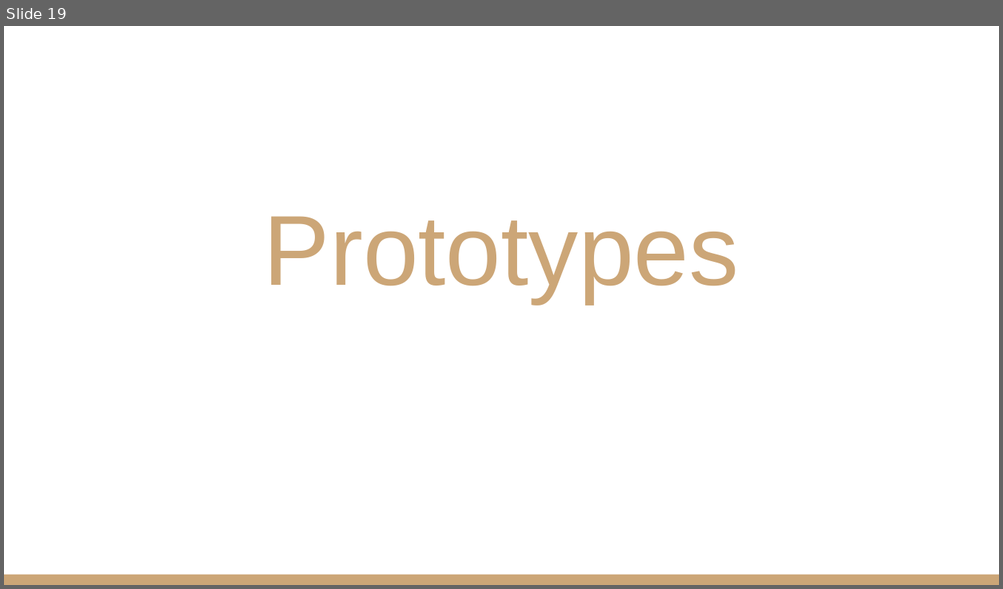
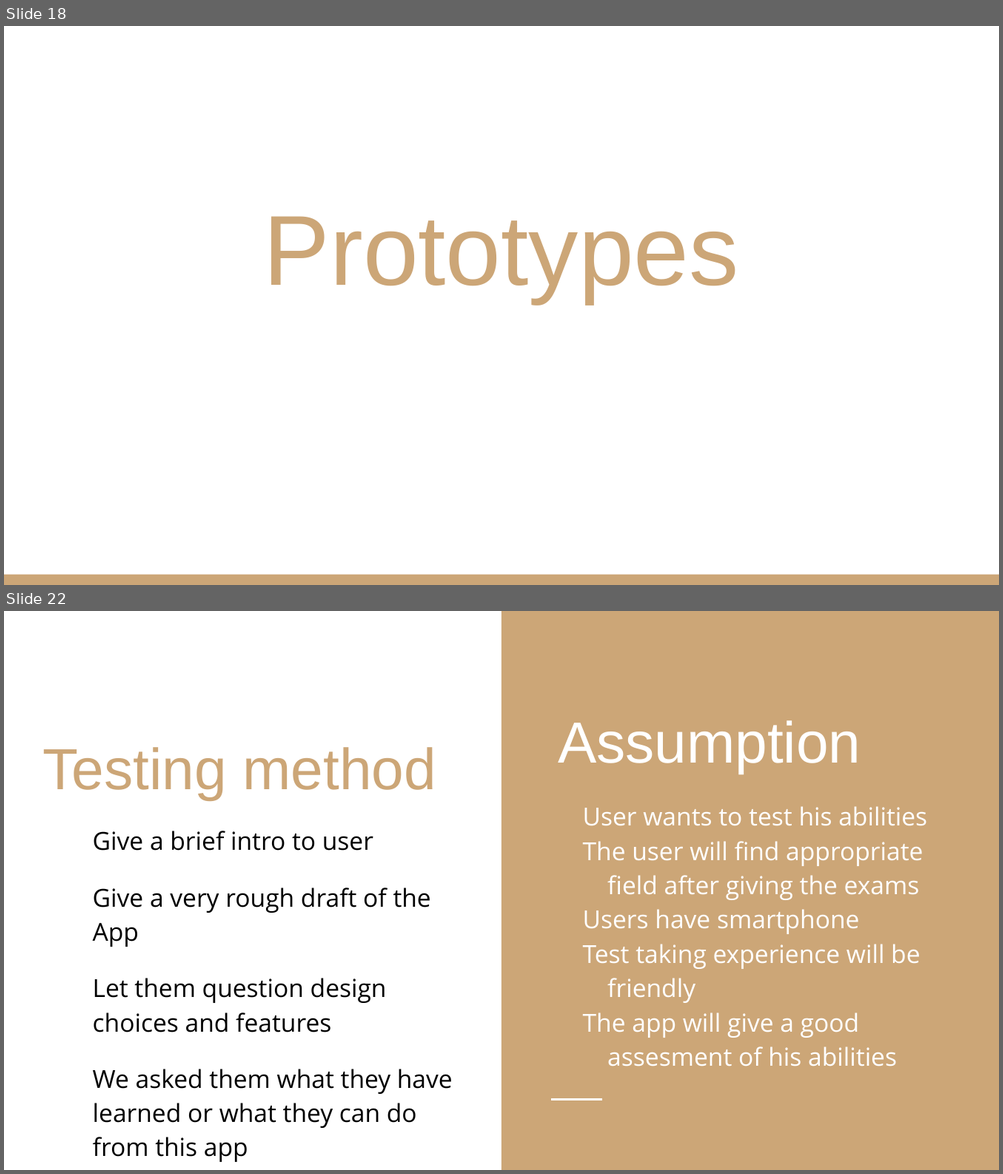
Before and after one commit to sarim-zafar/HCI-Project, a slide deck: docs/pj-task2/POV- Psychometric Test for Pakistan.pptx. Shown one above the other, each under a label of ours: slide 19 before the commit, slides 18 and 22 after it; the slides between them are not shown. The pictures are 1003x589 and 1003x1174 pixels, drawn with LibreOffice and Linux fonts; fonts in the diff are those of the drawing. Boxes give left, top, right and bottom in pixels: in the first picture for what was removed or moved away, otherwise in the second. Text is boxed around its words. In the diff, an @@ line names an element or a change of style, - is before the commit and + after.

```diff
--- a/docs/pj-task2/POV- Psychometric Test for Pakistan.pptx
+++ b/docs/pj-task2/POV- Psychometric Test for Pakistan.pptx
@@ slide 22 added at (x1=4, y1=611, x2=999, y2=1170), background #FFFFFF @@
@@ rectangle added at (x1=501, y1=611, x2=999, y2=1170), fill #CCA677 @@
@@ text added at (x1=558, y1=721, x2=927, y2=1067), 18 pt, text #FFFFFF @@
+Assumption
+User wants to test his abilities
+The user will find appropriate field after giving the exams
+Users have smartphone
+Test taking experience will be friendly
+The app will give a good assesment of his abilities
@@ title added at (x1=42, y1=747, x2=435, y2=801), 42 pt, text #CCA677 @@
+Testing method
@@ subtitle added at (x1=93, y1=831, x2=452, y2=1162), 18 pt, text #000000 @@
+● Give a brief intro to user
+● Give a very rough draft of the App
+● Let them question design choices and features
+● We asked them what they have learned or what they can do from this app
@@ line added from (551, 1100) to (602, 1100), #FFFFFF 1.5 pt @@
@@ what was slide 19 is now slide 18 @@
```
Also in this commit, not shown: 3 slides changed, 7 other slides added, 3 slides removed, 1 other file.
